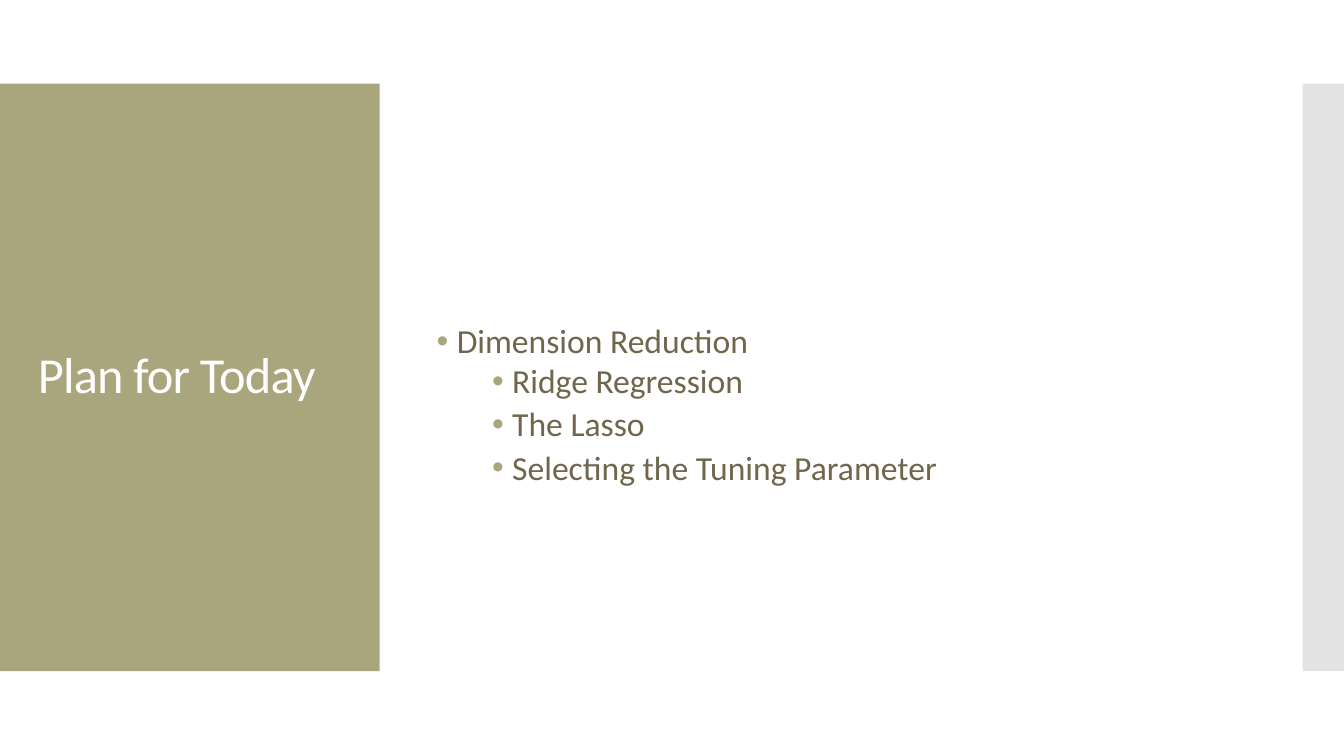
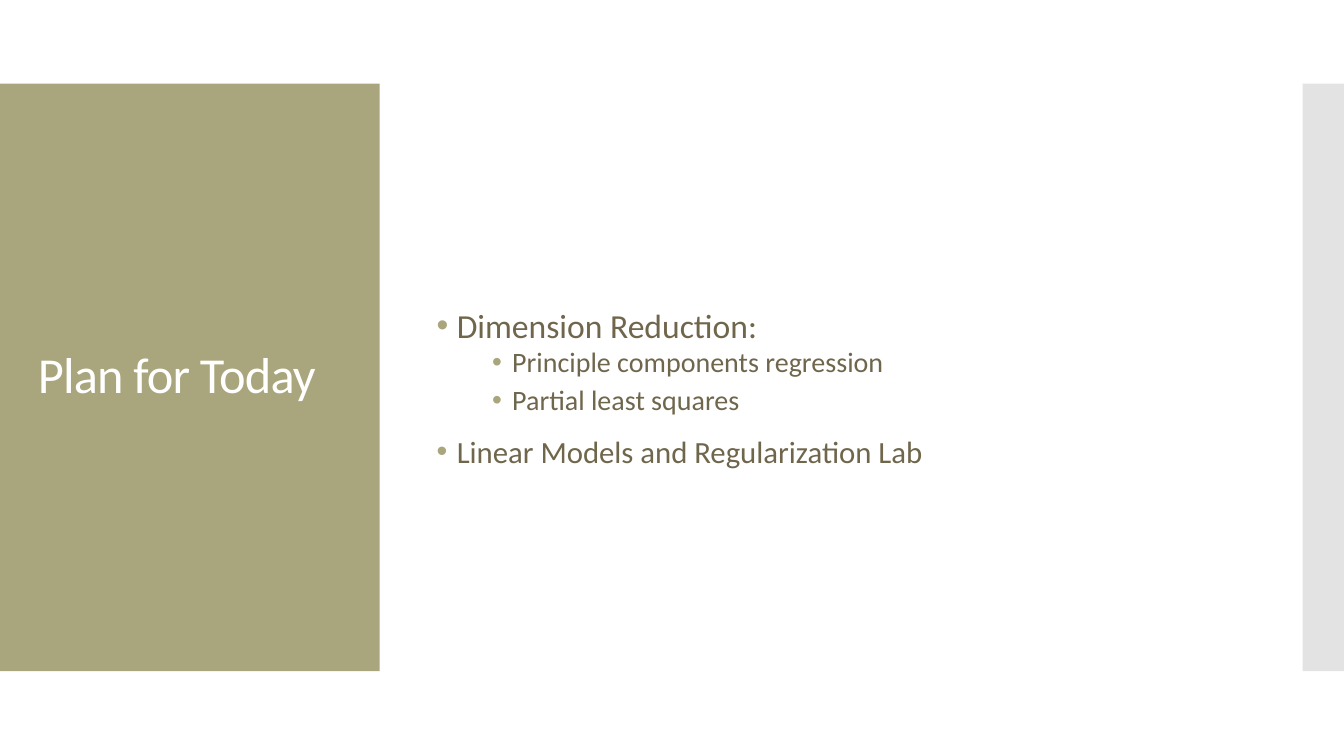
Before and after one commit to amosca01/CAIS380ML-S24, a slide deck: slide 2 of slides/12-dimension-reduction.pptx. Drawn at 1344x756 pixels with LibreOffice and Linux fonts; fonts in the diff are those of the drawing. Boxes give left, top, right and bottom in pixels: in the first picture for what was removed or moved away, otherwise in the second. Text is boxed around its words. In the diff, an @@ line names an element or a change of style, - is before the commit and + after.

```diff
--- a/slides/12-dimension-reduction.pptx
+++ b/slides/12-dimension-reduction.pptx
@@ text at bbox=[457, 314, 922, 469]: text changed; size 24 to 20 pt @@
-• Dimension Reduction
-  • Ridge Regression
-  • The Lasso
-  • Selecting the Tuning Parameter
+• Dimension Reduction:
+  • Principle components regression
+  • Partial least squares
+• Linear Models and Regularization Lab
```
Also in this commit, not shown: 1 other slide changed, 30 slides added, 16 slides removed, 14 other files.
